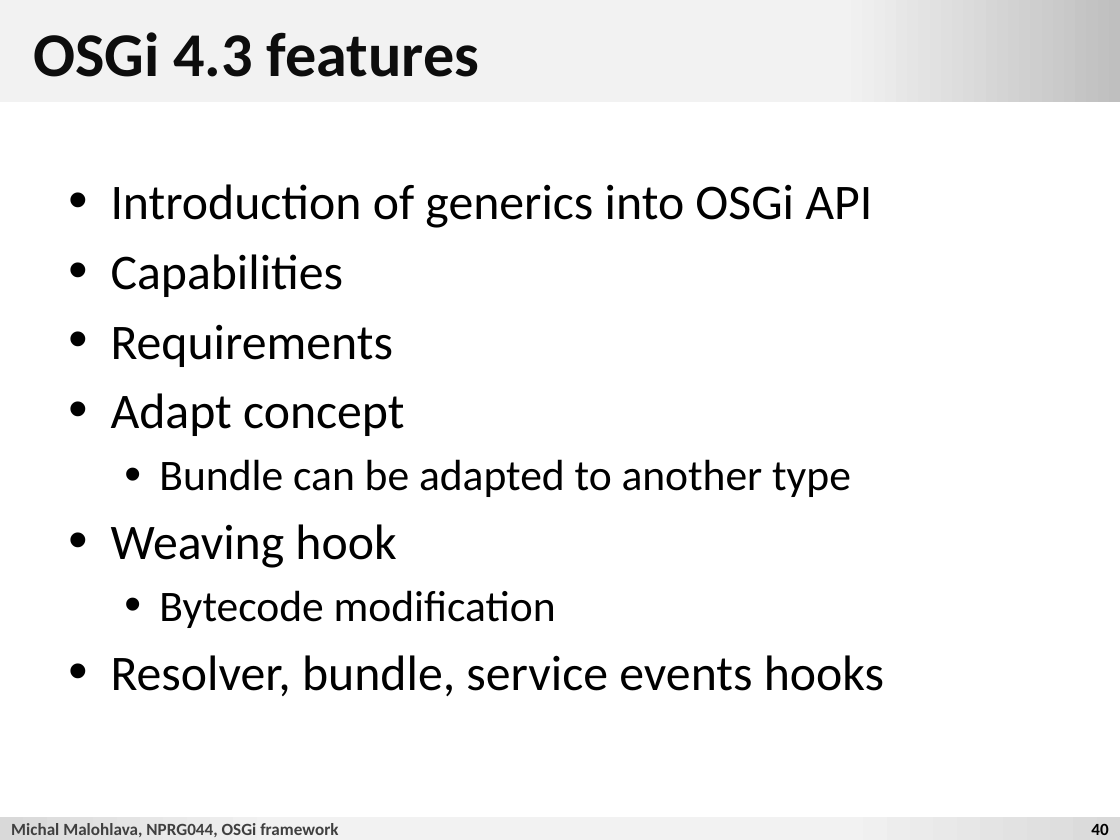
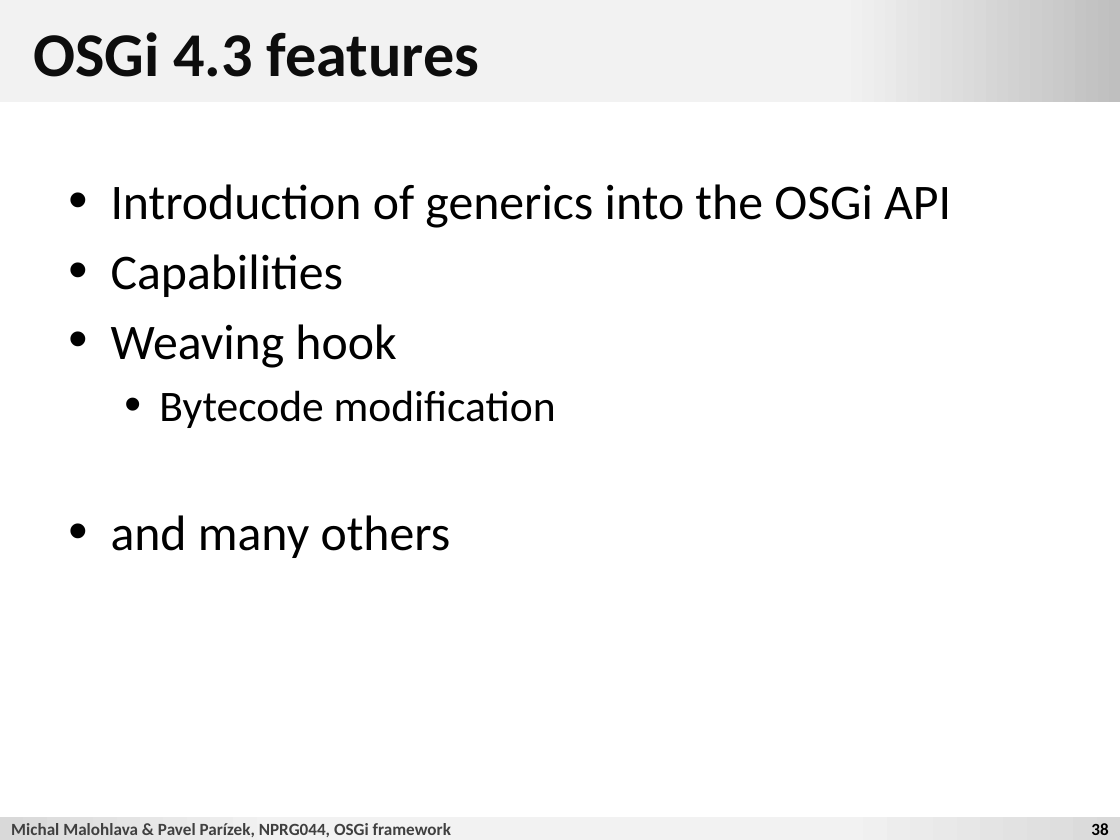
Before and after one commit to d3slect/nprg044-eclipse-platform, a slide deck: slide 38 of slides/2012-13/01-osgi/01-osgi.pptx (slide 40 before the commit). Drawn at 1120x840 pixels with LibreOffice and Linux fonts; fonts in the diff are those of the drawing; background and template pictures are left out. Boxes give left, top, right and bottom in pixels: in the first picture for what was removed or moved away, otherwise in the second. Text is boxed around its words. In the diff, an @@ line names an element or a change of style, - is before the commit and + after.

Commit message:
osgi

```diff
--- a/slides/2012-13/01-osgi/01-osgi.pptx
+++ b/slides/2012-13/01-osgi/01-osgi.pptx
@@ text at (111,184,951,228): text changed @@
-• Introduction of generics into OSGi API
+• Introduction of generics into the OSGi API
@@ text at (111,324,851,497): paragraphs removed @@
-• Requirements
-• Adapt concept
-  • Bundle can be adapted to another type
@@ text at (111,515,451,558): text changed @@
-• Resolver, bundle, service events hooks
+• and many others
@@ text at (11,823,451,837): text changed @@
-Michal Malohlava, NPRG044, OSGi framework
+Michal Malohlava & Pavel Parízek, NPRG044, OSGi framework
@@ page number at (1091,823,1108,835): text changed @@
-40
+38
```
Also in this commit, not shown: 41 other slides changed, 2 slides removed, 58 other files.
